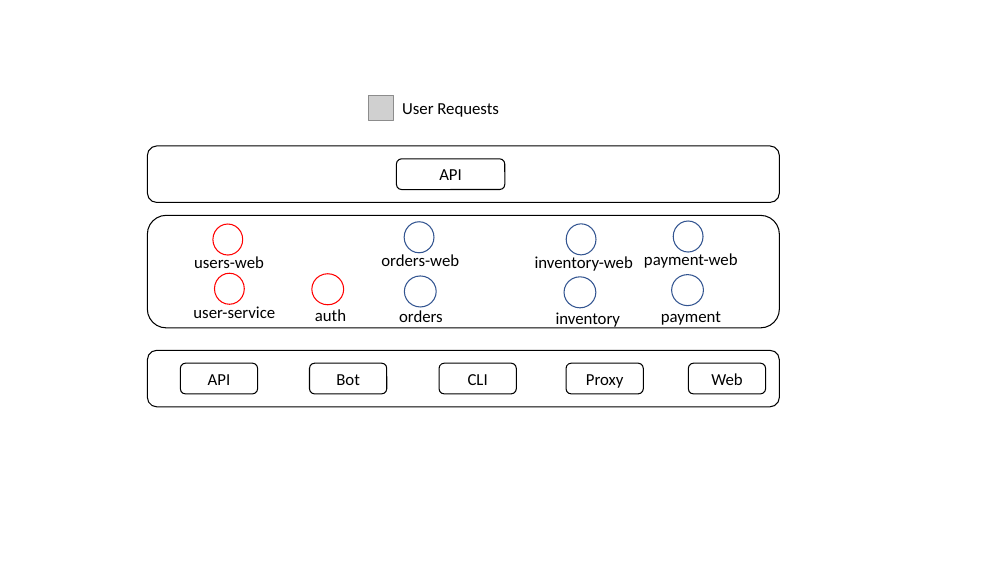
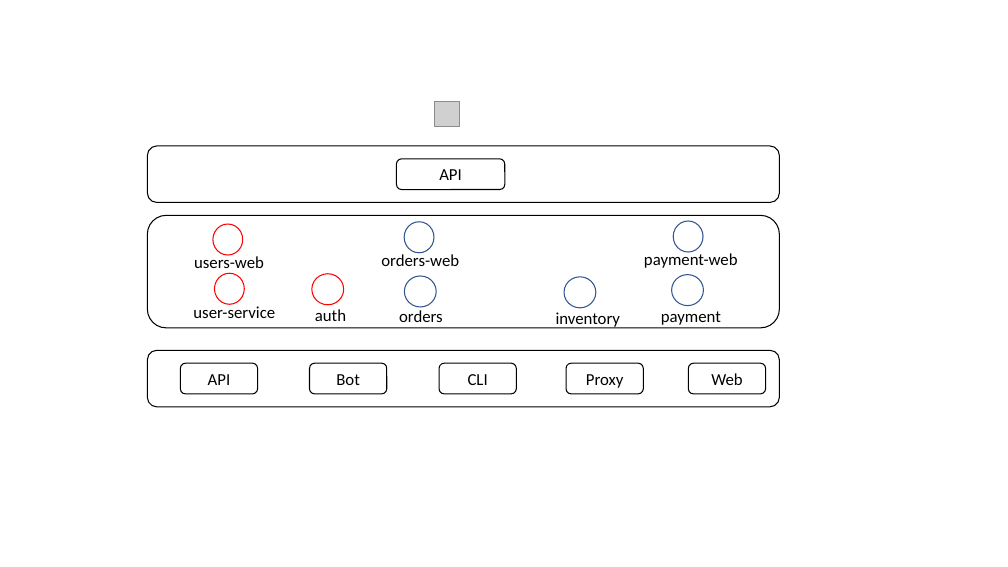
Before and after one commit to printfcoder/stack-rpc-tutorials, a slide deck: slide 6 of microservice-in-micro/docs/design.pptx. Drawn at 1008x567 pixels with LibreOffice and Linux fonts; fonts in the diff are those of the drawing; grey boxes stand for pictures. Boxes give left, top, right and bottom in pixels: in the first picture for what was removed or moved away, otherwise in the second. Text is boxed around its words. In the diff, an @@ line names an element or a change of style, - is before the commit and + after.

```diff
--- a/microservice-in-micro/docs/design.pptx
+++ b/microservice-in-micro/docs/design.pptx
@@ text removed at (402, 103, 499, 117) @@
-User Requests
@@ picture: place and size @@
-picture at (369, 95, 394, 120)
+picture at (434, 102, 459, 127)
@@ ellipse removed at (566, 224, 596, 255) @@
@@ text removed at (535, 255, 633, 271) @@
-inventory-web
```
Also in this commit, not shown: 3 other slides changed, 2 slides added, 8 other files.
